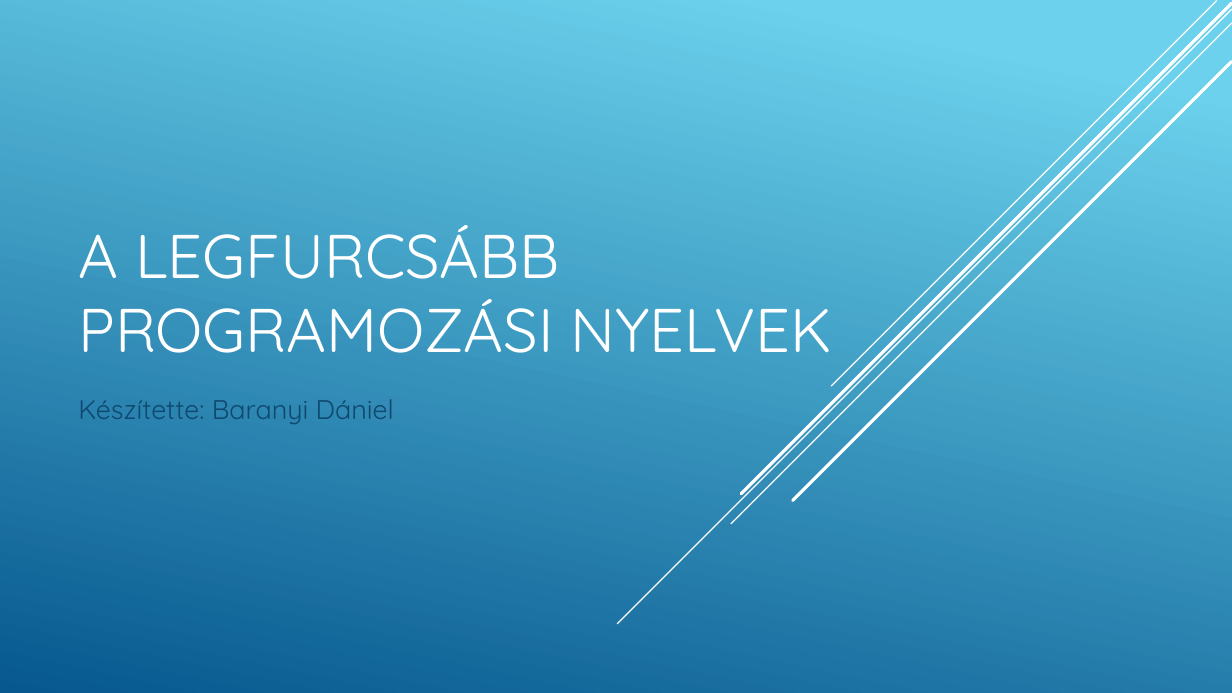
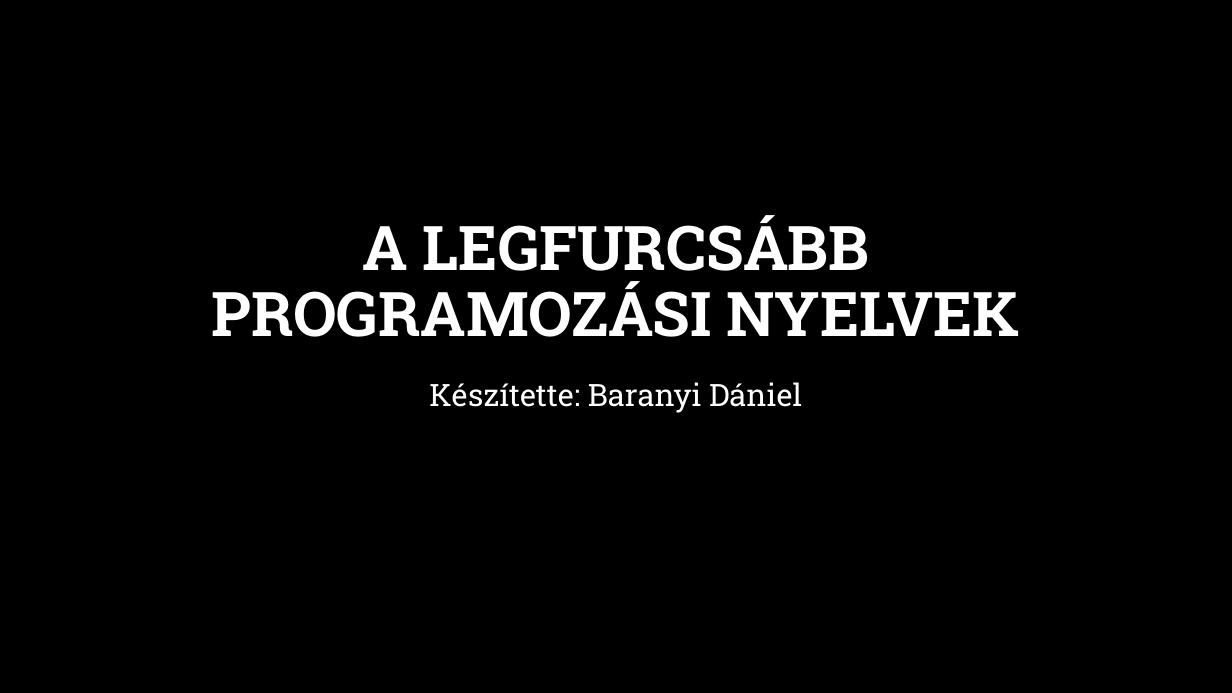
Before and after one commit to baranyidaniel/ppt, a slide deck: slide 1 of A legfurcsább programozási nyelvek.pptx. Drawn at 1232x693 pixels with LibreOffice and Linux fonts; fonts in the diff are those of the drawing; background and template pictures are left out. Boxes give left, top, right and bottom in pixels: in the first picture for what was removed or moved away, otherwise in the second. Text is boxed around its words. In the diff, an @@ line names an element or a change of style, - is before the commit and + after.

```diff
--- a/A legfurcsább programozási nyelvek.pptx
+++ b/A legfurcsább programozási nyelvek.pptx
@@ background gradient #6ED2EB to #06588E to picture (left out) @@
@@ line removed from (1232, 9) to (617, 624) @@
@@ line removed from (1232, 23) to (731, 524) @@
@@ line removed from (1232, 4) to (741, 494) @@
@@ line removed from (1216, 1) to (832, 386) @@
@@ line removed from (1232, 62) to (793, 501) @@
@@ title "A LEGFURCSÁBB PROGRAMOZÁSI NYELVEK": place and size @@
-title "A LEGFURCSÁBB PROGRAMOZÁSI NYELVEK" at box(78, 225, 831, 353)
+title "A LEGFURCSÁBB PROGRAMOZÁSI NYELVEK" at box(211, 215, 1020, 337)
@@ title "A LEGFURCSÁBB PROGRAMOZÁSI NYELVEK" at box(211, 215, 1020, 337): font Quicksand to Roboto Slab, bold on; alignment left to centre; line spacing 1 to 0.9 @@
@@ subtitle "Készítette: Baranyi Dániel": place and size @@
-subtitle "Készítette: Baranyi Dániel" at box(78, 399, 394, 424)
+subtitle "Készítette: Baranyi Dániel" at box(429, 382, 802, 413)
@@ subtitle "Készítette: Baranyi Dániel" at box(429, 382, 802, 413): size 21 to 24 pt, font Quicksand to Roboto Slab, text colour #0F496F to #FFFFFF; alignment left to centre; line spacing 1 to 1.2 @@
```
Also in this commit, not shown: 6 other slides changed, 2 slides added, 1 slide removed.
